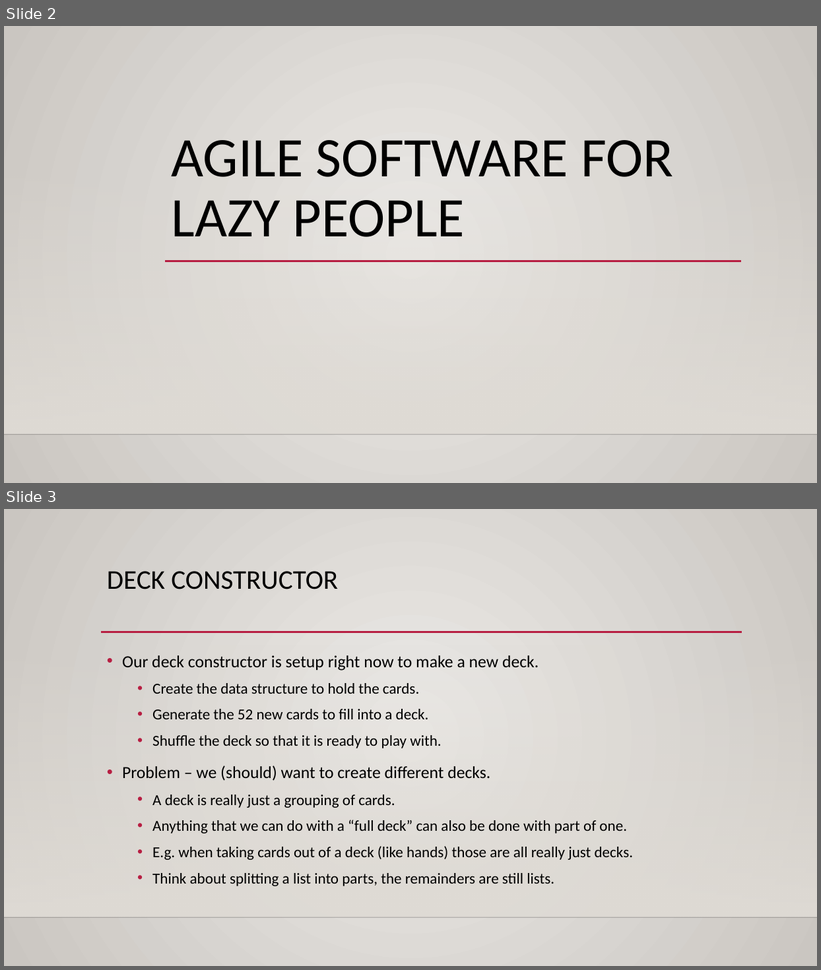
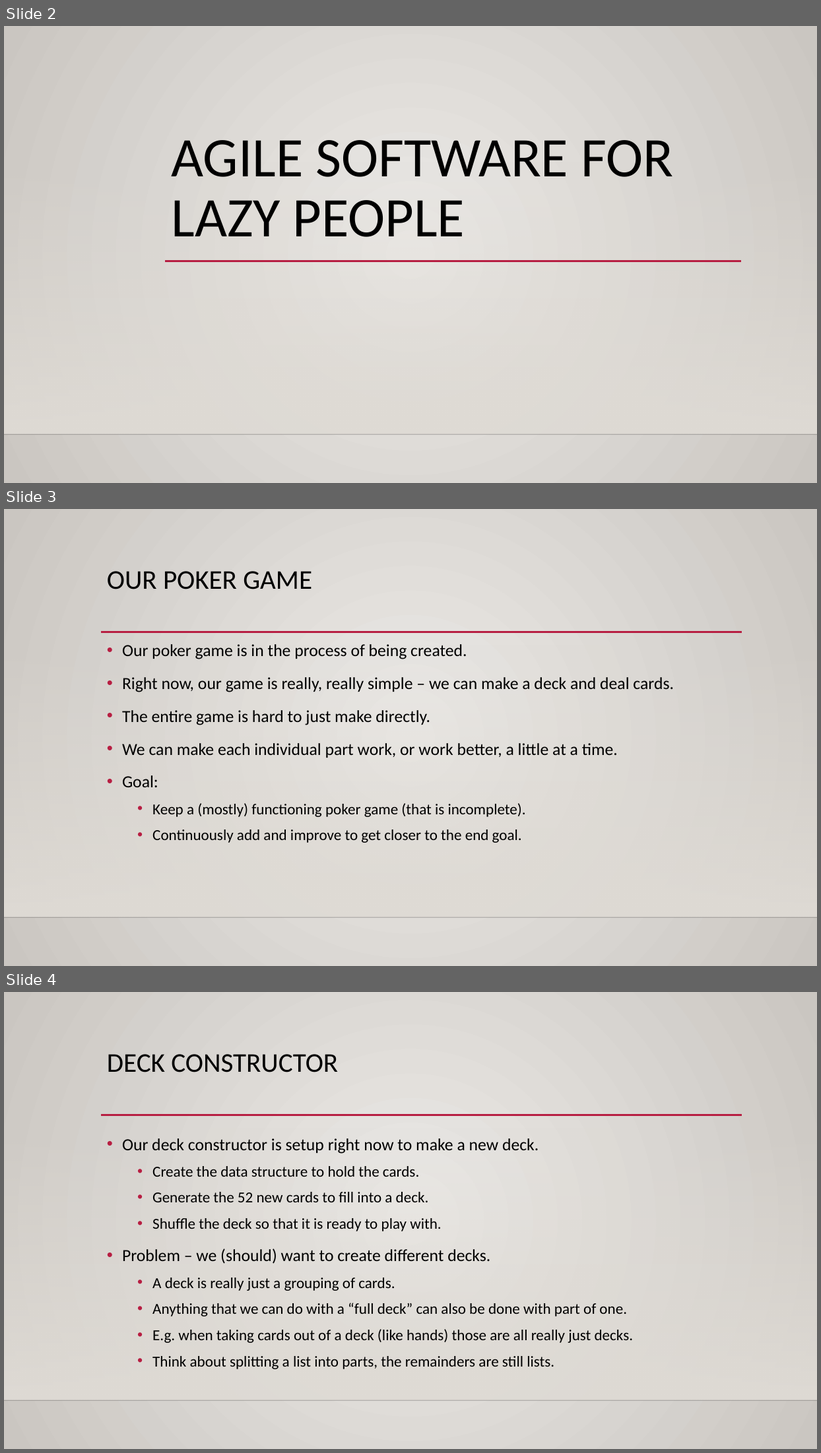
Before and after one commit to okohnkay/Programming_Basics_for_ML, a slide deck: course_material/slides/018_cards_2.pptx. Shown one above the other, each under a label of ours: slides 2 and 3 before the commit, slides 2, 3 and 4 after it. The pictures are 821x970 and 821x1453 pixels, drawn with LibreOffice and Linux fonts; fonts in the diff are those of the drawing; background and template pictures are left out. Boxes give left, top, right and bottom in pixels: in the first picture for what was removed or moved away, otherwise in the second. Text is boxed around its words. In the diff, an @@ line names an element or a change of style, - is before the commit and + after.

```diff
--- a/course_material/slides/018_cards_2.pptx
+++ b/course_material/slides/018_cards_2.pptx
@@ slide 3 added at (4, 509, 817, 966), background gradient #ECEAE7 to #CAC7C1; not listed: 3 template elements that a slide beside it also shows @@
@@ title added at (107, 571, 312, 590), 32 pt, text #000000 @@
+OUR POKER GAME
@@ text added at (122, 644, 674, 843), 20 pt, text #000000 @@
+• Our poker game is in the process of being created.
+• Right now, our game is really, really simple – we can make a deck and deal cards.
+• The entire game is hard to just make directly.
+• We can make each individual part work, or work better, a little at a time.
+• Goal:
+  • Keep a (mostly) functioning poker game (that is incomplete).
+  • Continuously add and improve to get closer to the end goal.
@@ what was slide 3 is now slide 4 @@
```
Also in this commit, not shown: 1 other slide added, 1 slide removed, 1 other file.
